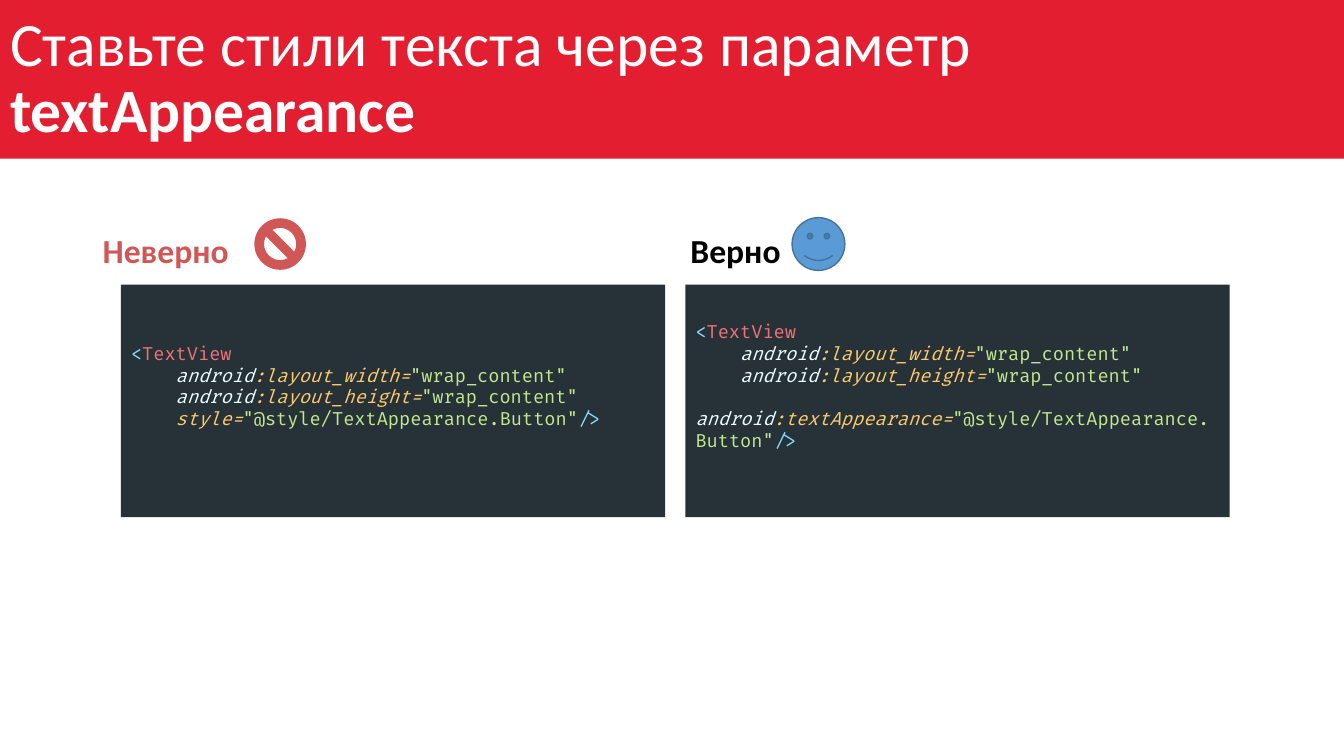
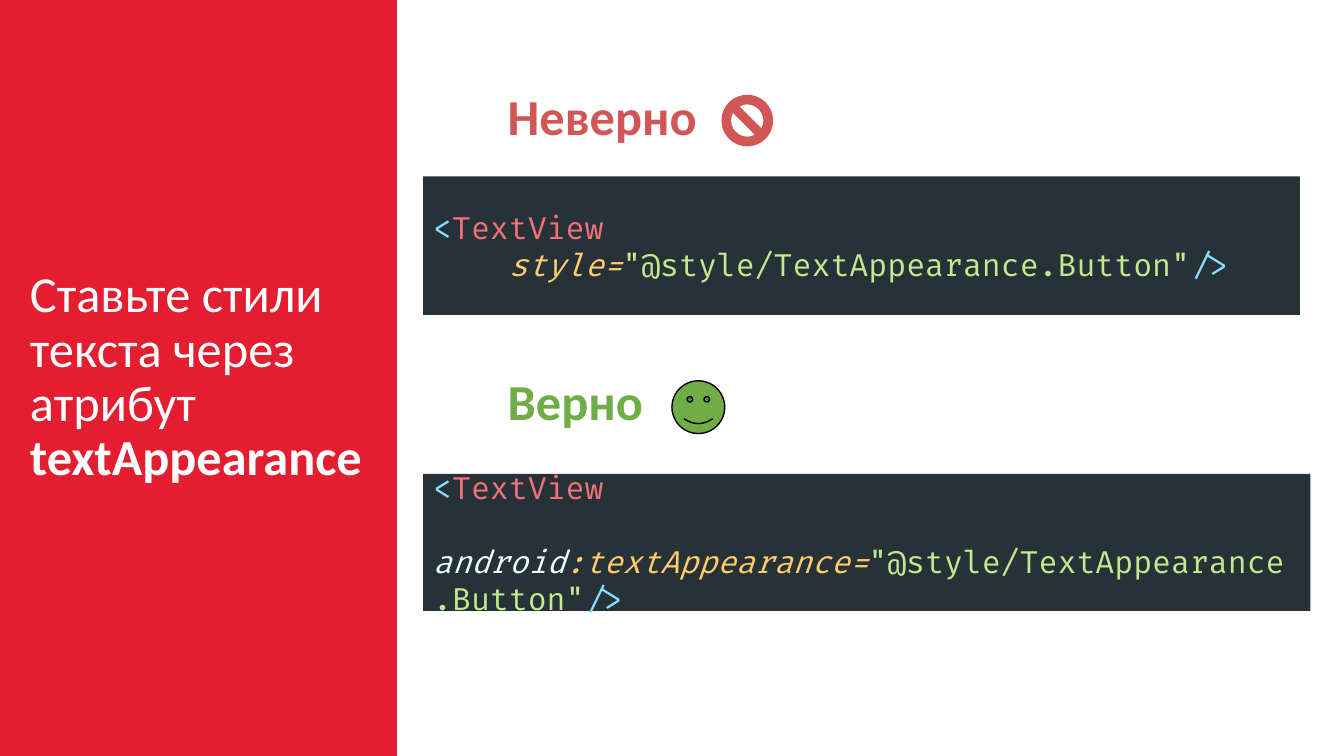
Before and after one commit to ZebanNikolay/android-style-best-practices, a slide deck: slide 16 of Styles and Themes in Android.pptm (slide 13 before the commit). Drawn at 1344x756 pixels with LibreOffice and Linux fonts; fonts in the diff are those of the drawing. Boxes give left, top, right and bottom in pixels: in the first picture for what was removed or moved away, otherwise in the second. Text is boxed around its words. In the diff, an @@ line names an element or a change of style, - is before the commit and + after.

```diff
--- a/Styles and Themes in Android.pptm
+++ b/Styles and Themes in Android.pptm
@@ title "Ставьте стили текста через атрибут ...": place and size @@
-title "Ставьте стили текста через атрибут ..." at [0,0,1344,158]
+title "Ставьте стили текста через атрибут ..." at [0,0,397,756]
@@ text "Неверно": place and size @@
-text "Неверно" at [103,241,229,269]
+text "Неверно" at [508,102,697,143]
@@ text "Неверно" at [508,102,697,143]: size 24 to 36 pt @@
@@ no-entry sign: place and size @@
-no-entry sign at [254,219,306,270]
+no-entry sign at [722,95,773,146]
@@ text "<TextView style="@style/TextAppearance.Button"/>": place and size @@
-text "<TextView style="@style/TextAppearance.Button"/>" at [121,284,665,517]
+text "<TextView style="@style/TextAppearance.Button"/>" at [423,176,1301,316]
@@ text at [433,214,1227,283]: text changed; size 13 to 22 pt @@
-<TextView
-android:layout_width="wrap_content"
-android:layout_height="wrap_content"
-style="@style/TextAppearance.Button"/>
+<TextView
+style="@style/TextAppearance.Button"/>
@@ title at [30,279,362,483]: text changed; size 44 to 36 pt @@
-Ставьте стили текста через параметр textAppearance
+Ставьте стили текста через атрибут
+textAppearance
@@ text "Верно": place and size @@
-text "Верно" at [690,241,780,269]
+text "Верно" at [508,387,643,428]
@@ text "Верно" at [508,387,643,428]: size 24 to 36 pt, text colour #000000 to #70AD47 @@
@@ smiley face: place and size @@
-smiley face at [792,218,845,270]
+smiley face at [673,381,725,434]
@@ smiley face at [673,381,725,434]: fill #5B9BD5 to #70AD47; outline #43739E 1 pt to #000000 1 pt @@
@@ text "<TextView android:textAppearance="@style/TextAppearance.Butt ...": place and size @@
-text "<TextView android:textAppearance="@style/TextAppearance.Butt ..." at [686,284,1230,517]
+text "<TextView android:textAppearance="@style/TextAppearance.Butt ..." at [423,474,1311,611]
@@ text at [433,474,1284,619]: text changed; size 13 to 22 pt @@
-<TextView
-android:layout_width="wrap_content"
-android:layout_height="wrap_content"
-android:textAppearance="@style/TextAppearance.Button"/>
+<TextView
+android:textAppearance="@style/TextAppearance.Button"/>
```
Also in this commit, not shown: 21 other slides changed, 4 slides added, 2 slides removed.
